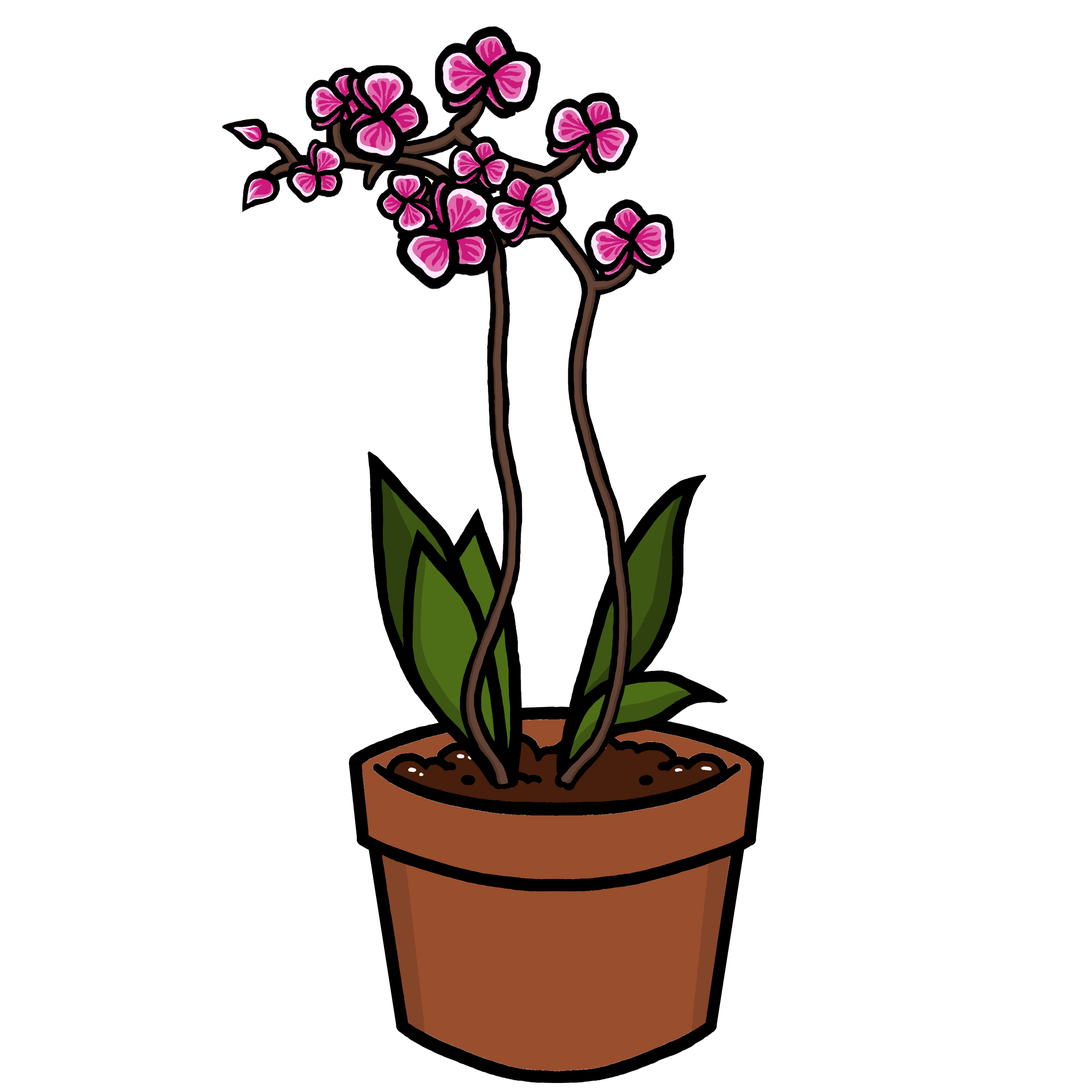
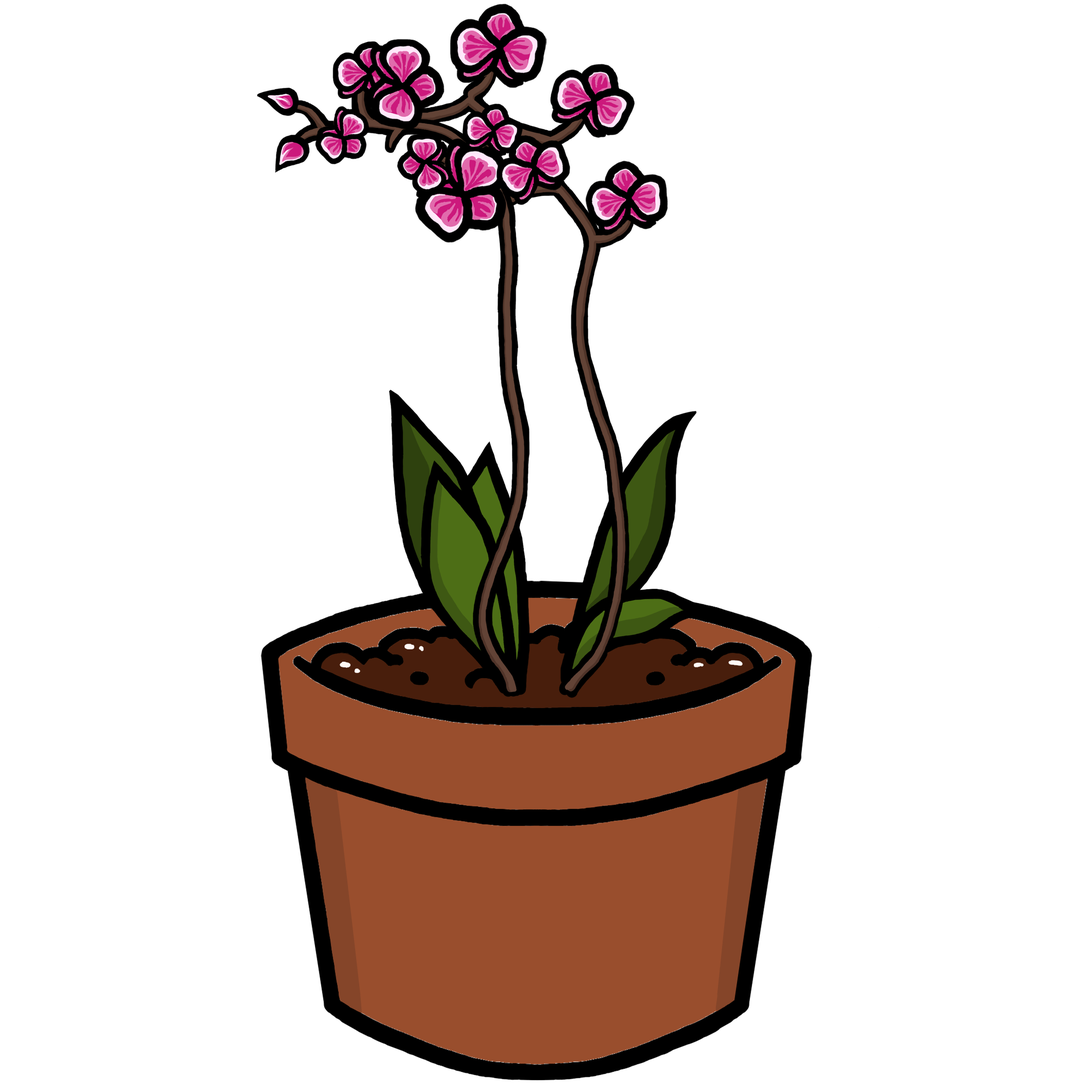
Revision of a layered w=1091, h=1091 image; what changed, layer by layer:
added group "flowers" with 11 layers above "stem" over box(256, 3, 677, 260)
moved "Paint Layer 12" into group "flowers", painted on it over box(222, 69, 652, 326)
moved "Group 13" into group "flowers" over box(268, 3, 677, 307)
painted on "Paint Layer 10" (1st of 9, in "flowers" › "Group 13") over box(526, 50, 643, 190)
painted on "Paint Layer 10" (2nd of 9, in "flowers" › "Group 13") over box(362, 120, 456, 260)
painted on "Paint Layer 10" (3rd of 9, in "flowers" › "Group 13") over box(571, 143, 677, 284)
painted on "Paint Layer 10" (4th of 9, in "flowers" › "Group 13") over box(268, 96, 386, 214)
painted on "Paint Layer 10" (5th of 9, in "flowers" › "Group 13") over box(431, 3, 549, 121)
painted on "Paint Layer 10" (6th of 9, in "flowers" › "Group 13") over box(478, 120, 572, 260)
painted on "Paint Layer 10" (7th of 9, in "flowers" › "Group 13") over box(431, 96, 526, 214)
painted on "Paint Layer 10" (8th of 9, in "flowers" › "Group 13") over box(385, 120, 526, 307)
painted on "Paint Layer 10" (9th of 9, in "flowers" › "Group 13") over box(338, 28, 456, 167)
renamed "Paint Layer 10" to "stem", painted on it over box(232, 23, 652, 792)
renamed "Paint Layer 11" to "leaves", painted on it over box(349, 372, 746, 792)
renamed "Paint Layer 9" to "pot", painted on it over box(260, 558, 880, 1084)
